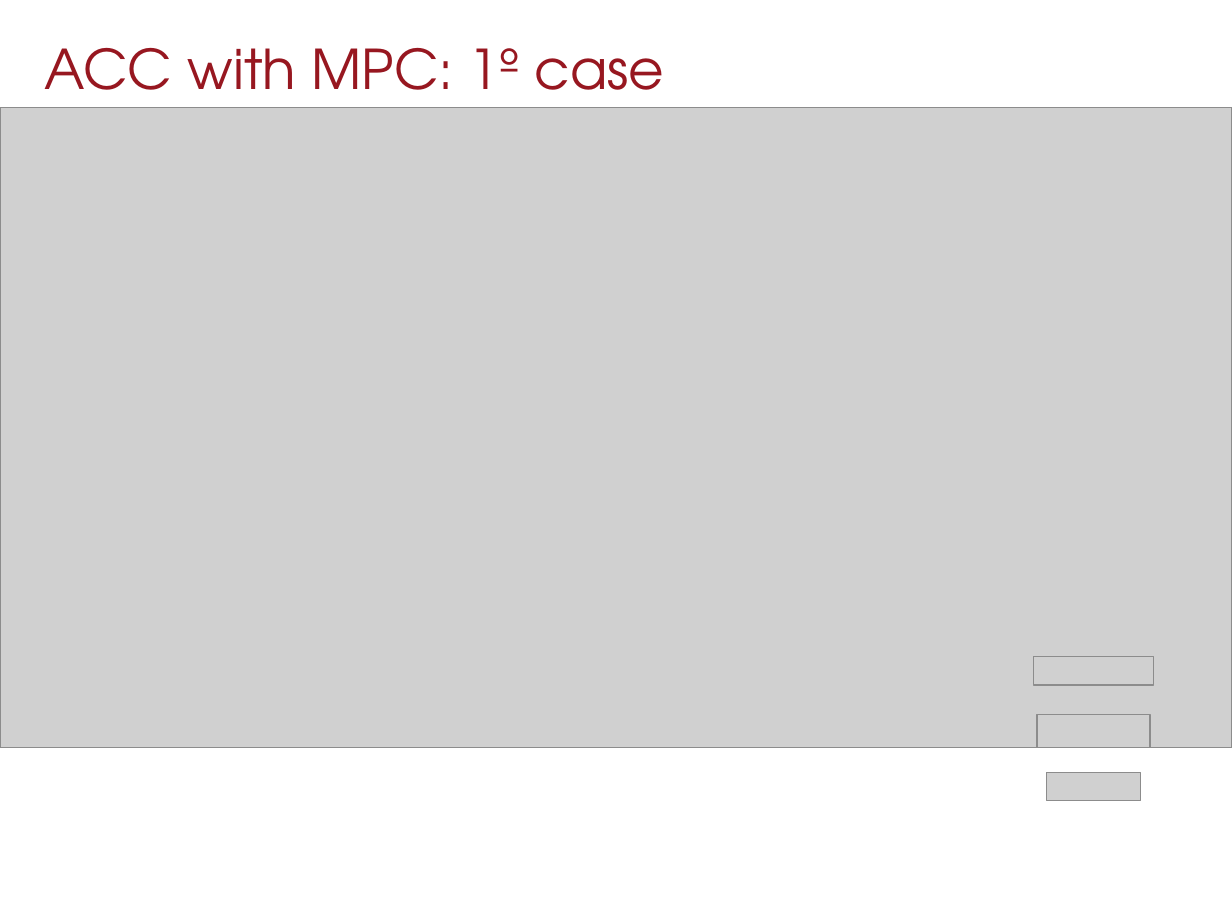
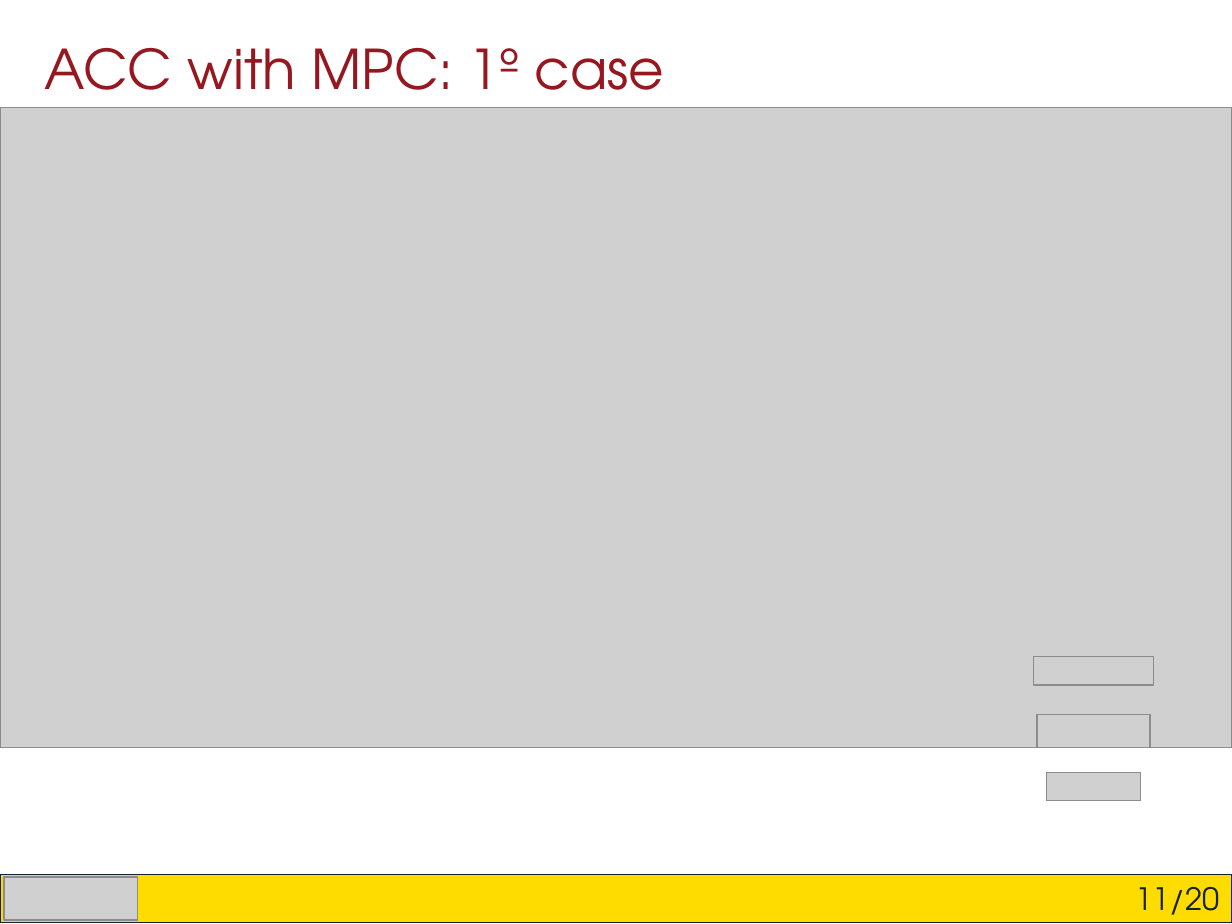
Before and after one commit to Arciro/CSAGV-project, a slide deck: slide 12 of Presentation.pptx. Drawn at 1232x924 pixels with LibreOffice and Linux fonts; fonts in the diff are those of the drawing; grey boxes stand for pictures. Boxes give left, top, right and bottom in pixels: in the first picture for what was removed or moved away, otherwise in the second. Text is boxed around its words. In the diff, an @@ line names an element or a change of style, - is before the commit and + after.

```diff
--- a/Presentation.pptx
+++ b/Presentation.pptx
@@ rectangle added at bbox=[0, 875, 1232, 923], fill #FFDC00, outline #162230 0.75 pt, 18 pt, text #162230 @@
+11/20
@@ picture added at bbox=[4, 877, 137, 920] @@
```
Also in this commit, not shown: 19 other slides changed.
